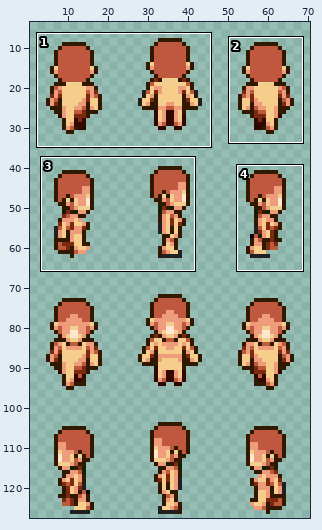
Sprite sheet, stored at spriteData/10/adult/2.gif. The picture above shows the old version from afar; the outline marks the close-up.
Close-up. First the earlier version:
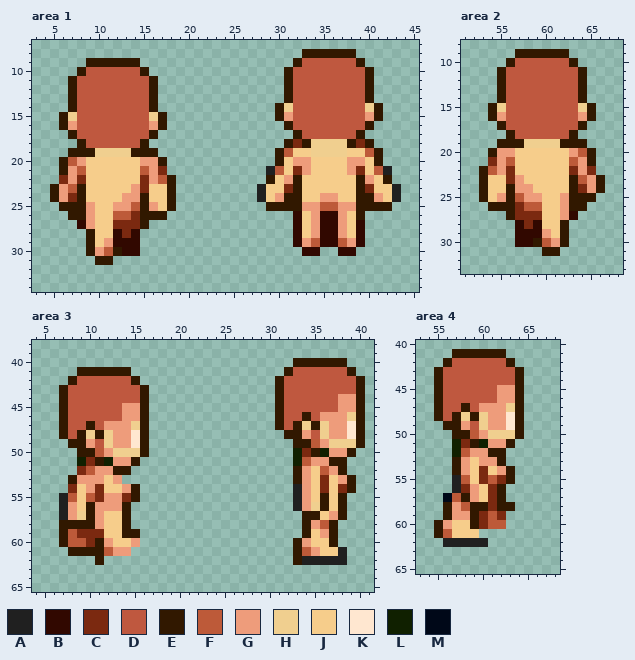
The file is 72x128 pixels. Colours within 5 levels of each other are drawn and written as one. Shown: area 1: x 3..45, y 7..34; area 2: x 51..68, y 8..33; area 3: x 4..41, y 38..65; area 4: x 53..68, y 40..65. The wide view leaves out empty margins. The commit also changed other parts of the picture, which this record leaves out.
Palette (. is transparent): A #202020  B #310800  C #7b2910  D #bf583f  E #311800  F #bd5a39  G #ee9c7b  H #f0cf8f  J #f6cd8b  K #ffe7d0  L #102000  M #000818
Now the later version:
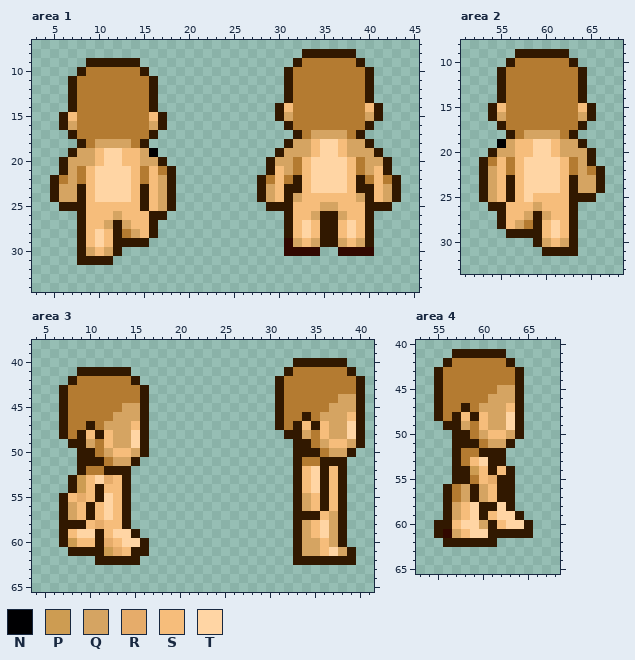
Colours new in this view: N #000002  P #cd9c52  Q #d5a462  R #e6ac6a  S #f6bd7b  T #ffd5a4
The edit:
colour D: #bf583f -> #b47b31
Changed rows in their new state; - is a pixel that keeps its letter.
Area 1:
first column x 5:
14 --------------------------S--------S---
15 --S--------S--------------Q--------Q---
16 --Q--------Q---------------------------
17 -----------------------------QQQQ------
18 -----QQQQ------------------QQSTTSQQ----
19 ---QQSTTSSQN--------------QQQSTTSQQQ---
20 --QQQSTTSSQQ------------EQQDSTTTTSDQQE-
21 --QDSTTTTSDSDE----------ESQDSTTTTSDQSE-
22 EDQDSTTTTSDSQ----------EDSD-STTTTS-DSDE
23 -QQ-STTTTSESQ----------EQSE-STTTTS-ESQE
24 -QQ-STTTTS-SQ----------EQS-QSSSSSSQ-SQE
25 ----SSSSSS-SQ--------------SSSQQSSS----
26 --.-SSSQSSS---------------ESSQEEQSSE---
27 ---ESSQEQSSE--------------ESTSEESTSE---
28 ---ESTSEDQSE--------------ESTSEESTSE---
29 ---ESTSEEEE---------------BQSQEEQSQE---
30 ---EQSQ-..----------------BB------BB---
31 ---EE----------------------------------
Area 2:
first column x 53:
15 --S--------S--
16 --Q--------Q--
18 -----QQQQ-----
19 --NQSSTTSQQ---
20 --QQSSTTSQQQ--
21 EDSDSTTTTSDQ--
22 -QSDSTTTTSDQDE
23 -QSESTTTTS-QQ-
24 -QS-STTTTS-QQ-
25 -QS-STSSSS----
26 ---SSSQSSS-.--
27 --ESSQEQSSE---
28 --ESQDESTSE---
29 ---EEEESTSE---
30 ----..-QSQE---
31 ---------EE---
Area 3:
first column x 7:
44 -------------------------------QQ
45 -------QQ---------------------QQQ
46 ------QQQ--------------------QQQS
47 -----QQQS------------------S-SQQT
48 ---S-SQQT------------------Q-SQQT
49 ---Q-SQQT-------------------DQSSQ
50 ----DQSSQ-----------------EE-DQQ-
51 --EE-DQQ------------------EDDE---
52 --EDDE---------------------STES--
53 --PSTRSE-------------------STESE.
54 -EPSESSE.-----------------ESTESE.
55 ESRSETSE.-----------------EQS-S--
56 EQS-STS-------------------EQS-S--
57 EQS-STS-------------------E--SQ--
58 ---SRSS-------------------EQSTQE-
59 -STTESTT------------------EQSTQE-
60 -PSS-RSTTE-----------------QQSQE-
61 -----PRSEE-----------------QQSTQE
62 -----EEEE------------------EEEEEE
Area 4:
first column x 56:
45 ------QQ--
46 -----QQQ--
47 ----QQQS--
48 --S-SQQT--
49 --Q-SQQT--
50 ---DQSSQ--
51 -EE-DQQ---
52 -EDDE-----
53 --DSTE----
54 --EPSES---
55 -EEDSRE---
56 EDQEQS-E--
57 EDQEQS-E--
58 -QST-ET---
59 -QSTESTTE-
60 ESTTQESTTE
61 BQSTTEEEEE
62 EEEEEE----
Changed places in both close-ups, as pixel boxes (x1, y1, x2, y2):
changed: (257, 58, 401, 256)
changed: (50, 67, 176, 265)
changed: (479, 58, 605, 256)
changed: (284, 367, 356, 565)
changed: (59, 376, 149, 565)
changed: (443, 358, 533, 547)
